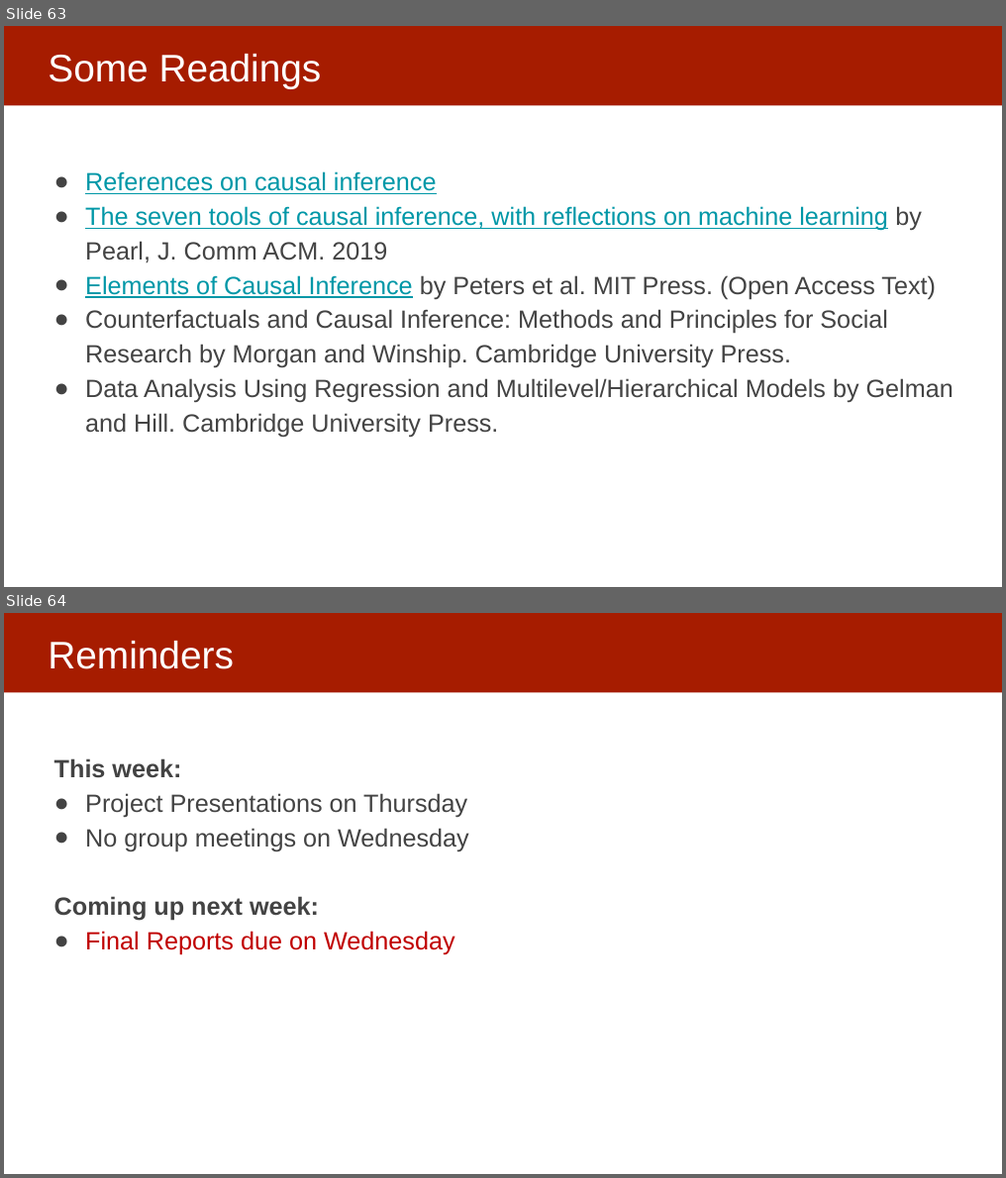
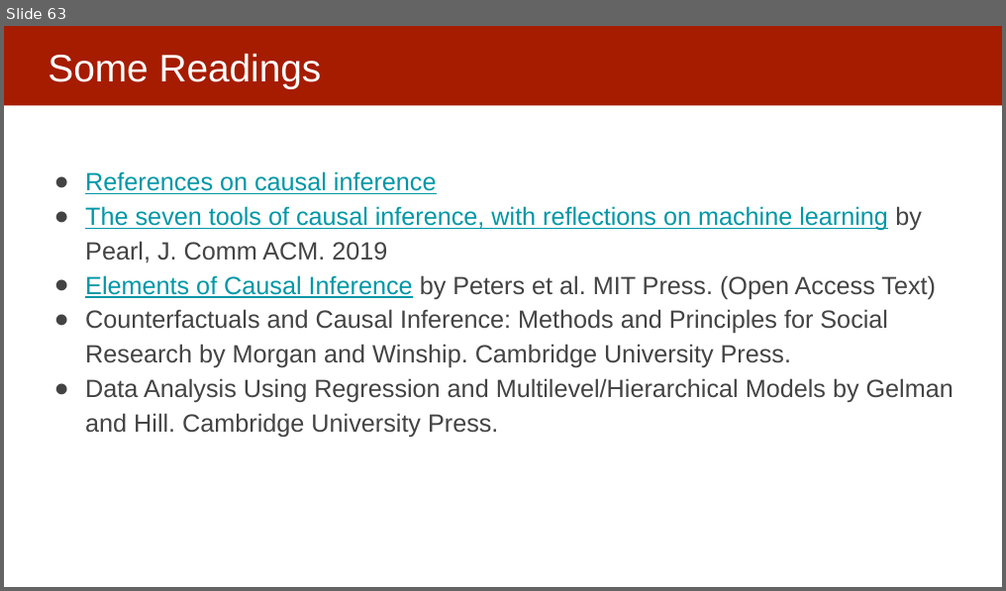
Before and after one commit to dssg/mlforpublicpolicylab, a slide deck: Lectures/21-causal-inference.pptx. Shown one above the other, each under a label of ours: slides 63 and 64 before the commit, slide 63 after it. The pictures are 1006x1178 and 1006x591 pixels, drawn with LibreOffice and Linux fonts; fonts in the diff are those of the drawing. Boxes give left, top, right and bottom in pixels: in the first picture for what was removed or moved away, otherwise in the second. Text is boxed around its words. In the diff, an @@ line names an element or a change of style, - is before the commit and + after.

```diff
--- a/Lectures/21-causal-inference.pptx
+++ b/Lectures/21-causal-inference.pptx
@@ slide 64 removed at (4, 613, 1002, 1174), background #FFFFFF; not listed: 1 template element that a slide beside it also shows @@
@@ title removed at (48, 641, 234, 669) @@
-Reminders
@@ text removed at (54, 759, 469, 956) @@
-This week:
-● Project Presentations on Thursday
-● No group meetings on Wednesday
-Coming up next week:
-● Final Reports due on Wednesday
```
Also in this commit, not shown: 3 slides changed.
